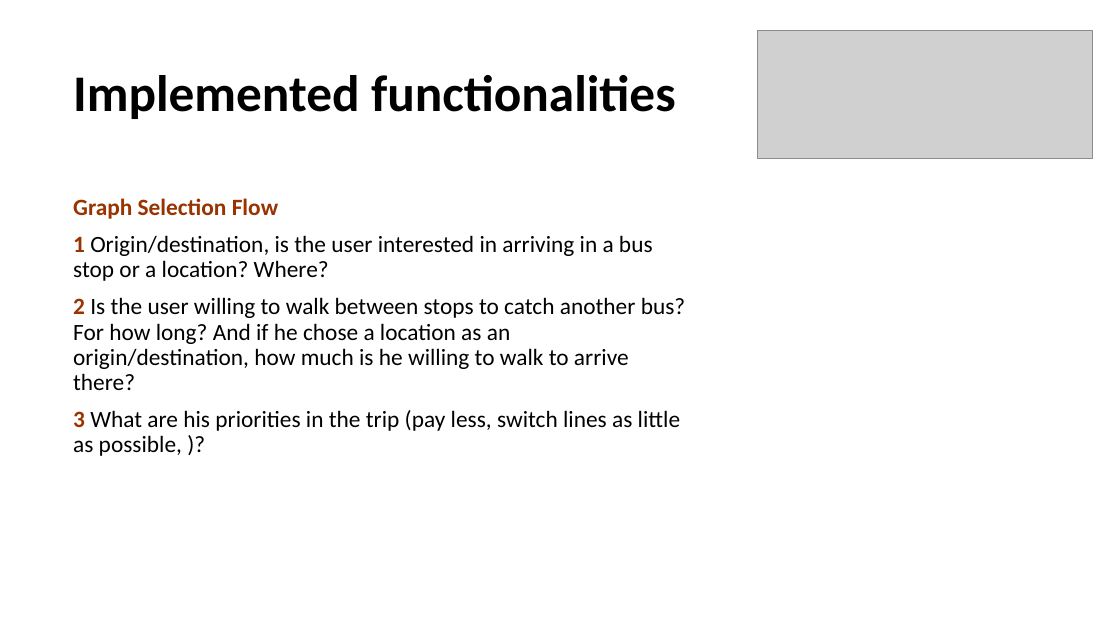
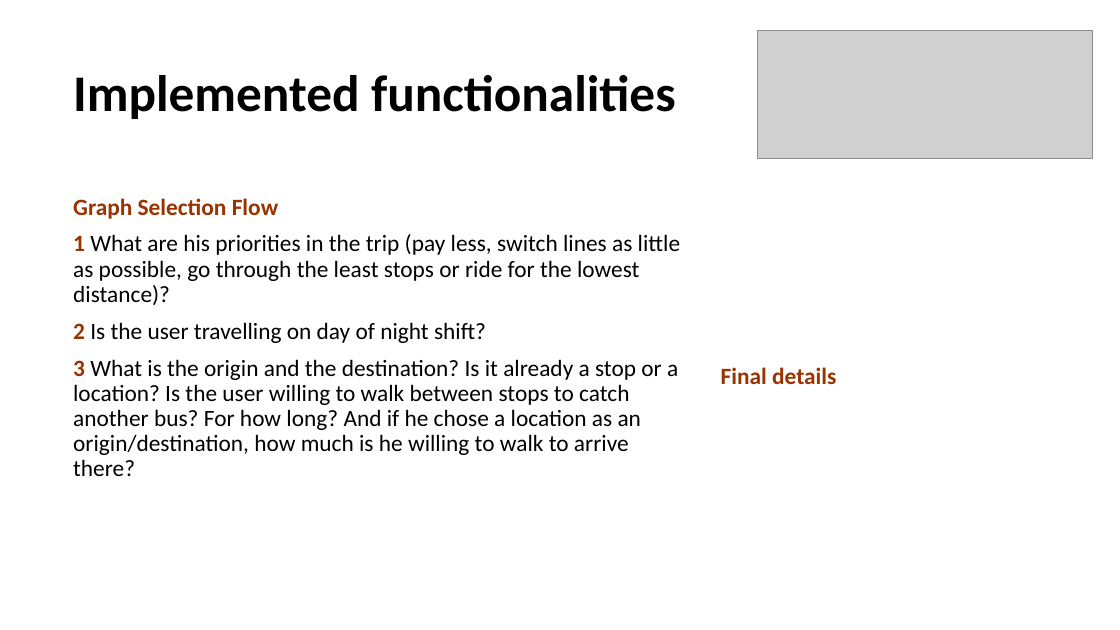
Before and after one commit to gpe0/AED-2, a slide deck: slide 5 of AED2.pptx. Drawn at 1120x630 pixels with LibreOffice and Linux fonts; fonts in the diff are those of the drawing; grey boxes stand for pictures. Boxes give left, top, right and bottom in pixels: in the first picture for what was removed or moved away, otherwise in the second. Text is boxed around its words. In the diff, an @@ line names an element or a change of style, - is before the commit and + after.

```diff
--- a/AED2.pptx
+++ b/AED2.pptx
@@ text at [73, 234, 680, 476]: text changed @@
-1 Origin/destination, is the user interested in arriving in a bus stop or a location? Where?
-2 Is the user willing to walk between stops to catch another bus? For how long? And if he chose a location as an origin/destination, how much is he willing to walk to arrive there?
-3 What are his priorities in the trip (pay less, switch lines as little as possible, )?
+1 What are his priorities in the trip (pay less, switch lines as little as possible, go through the least stops or ride for the lowest distance)?
+2 Is the user travelling on day of night shift?
+3 What is the origin and the destination? Is it already a stop or a location? Is the user willing to walk between stops to catch another bus? For how long? And if he chose a location as an origin/destination, how much is he willing to walk to arrive there?
@@ text added at [721, 367, 836, 384], 20 pt, text #993300, bold @@
+Final details
```
Also in this commit, not shown: 3 other slides changed, 2 slides added, 1 slide removed.
